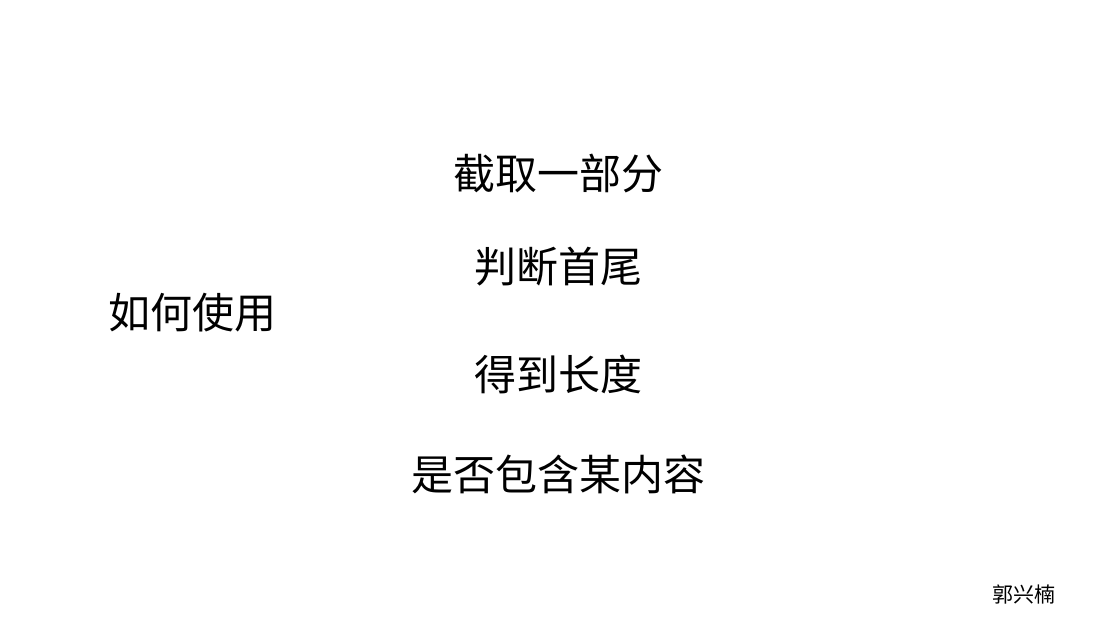
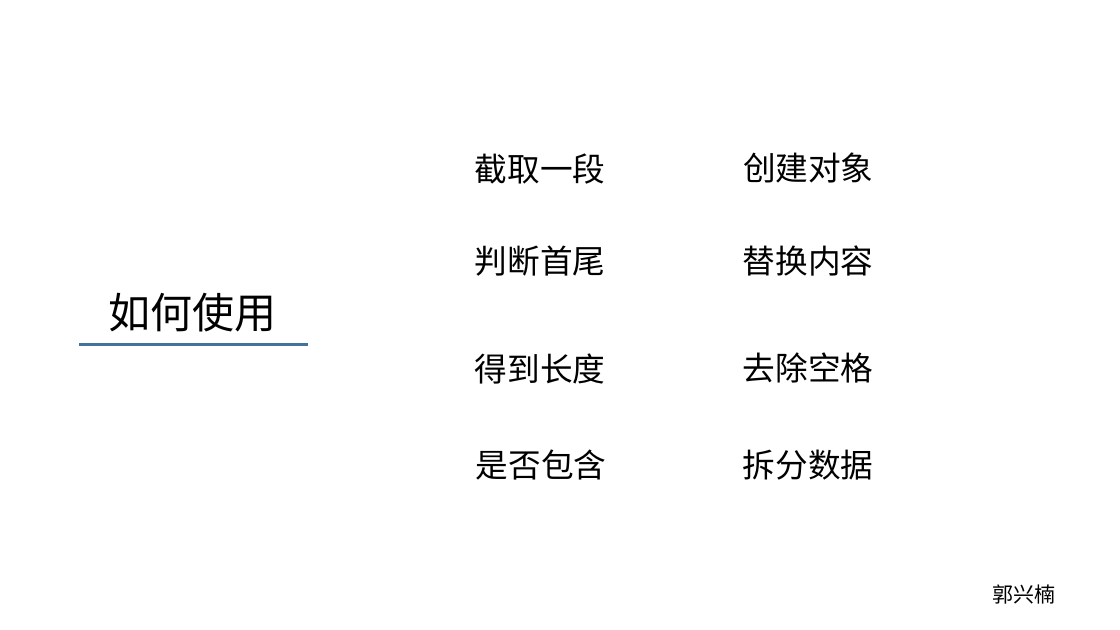
Before and after one commit to mixinan/mygit, a slide deck: slide 15 of 0703.pptx (slide 13 before the commit). Drawn at 1120x630 pixels with LibreOffice and Linux fonts; fonts in the diff are those of the drawing; background and template pictures are left out. Boxes give left, top, right and bottom in pixels: in the first picture for what was removed or moved away, otherwise in the second. Text is boxed around its words. In the diff, an @@ line names an element or a change of style, - is before the commit and + after.

```diff
--- a/0703.pptx
+++ b/0703.pptx
@@ text at (475, 153, 606, 184): text changed; size 36 to 28 pt @@
-截取一部分
+截取一段
@@ text added at (743, 152, 874, 183), 28 pt, text #000000 @@
+创建对象
@@ text "判断首尾" at (475, 245, 606, 276): size 36 to 28 pt @@
@@ text added at (743, 245, 874, 276), 28 pt, text #000000 @@
+替换内容
@@ line added from (80, 344) to (308, 344), #43739E 2.25 pt @@
@@ text "得到长度" at (475, 353, 606, 384): size 36 to 28 pt @@
@@ text added at (743, 352, 874, 383), 28 pt, text #000000 @@
+去除空格
@@ text at (476, 449, 607, 480): text changed; size 36 to 28 pt @@
-是否包含某内容
+是否包含
@@ text added at (743, 449, 874, 480), 28 pt, text #000000 @@
+拆分数据
```
Also in this commit, not shown: 5 other slides changed, 4 slides added.
